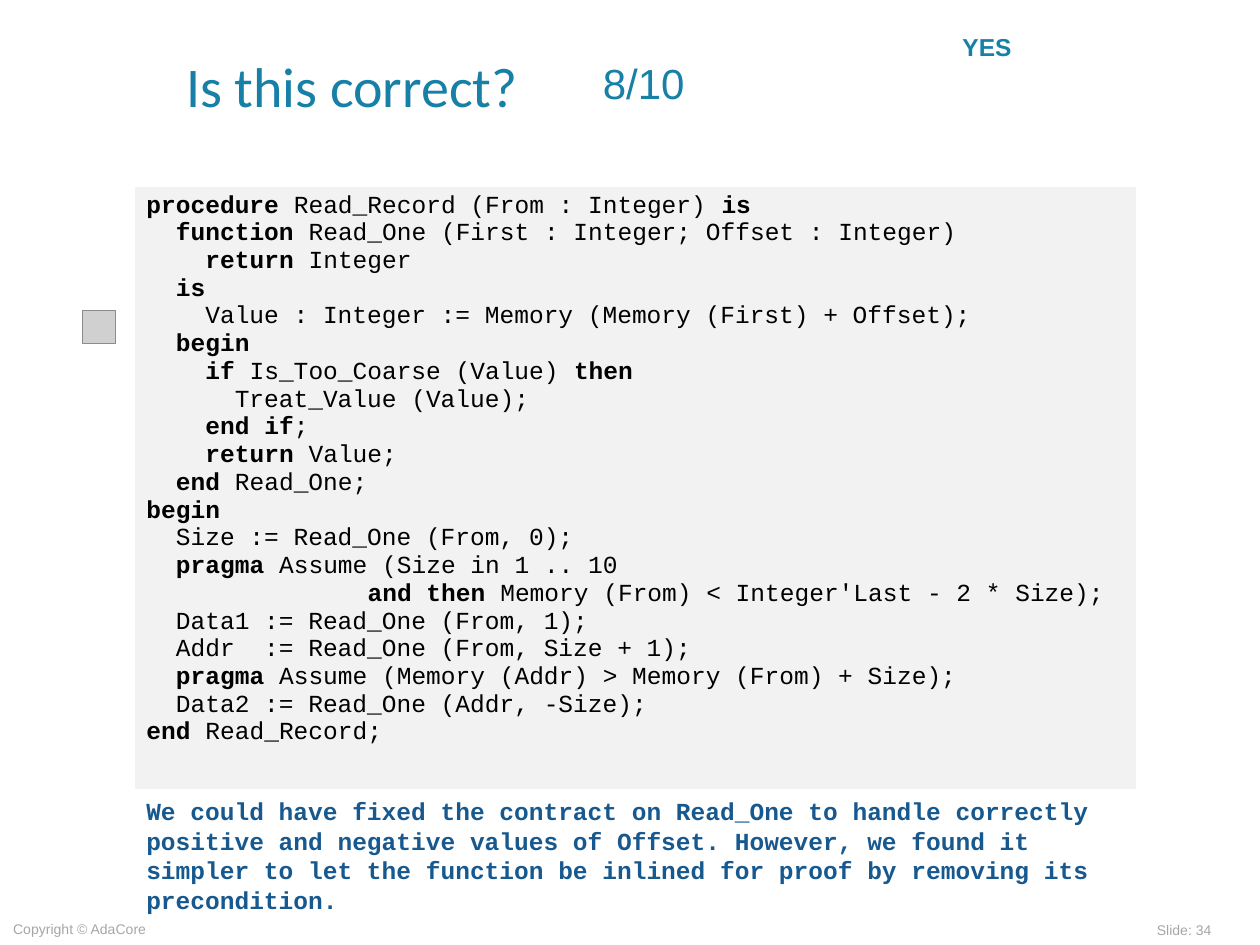
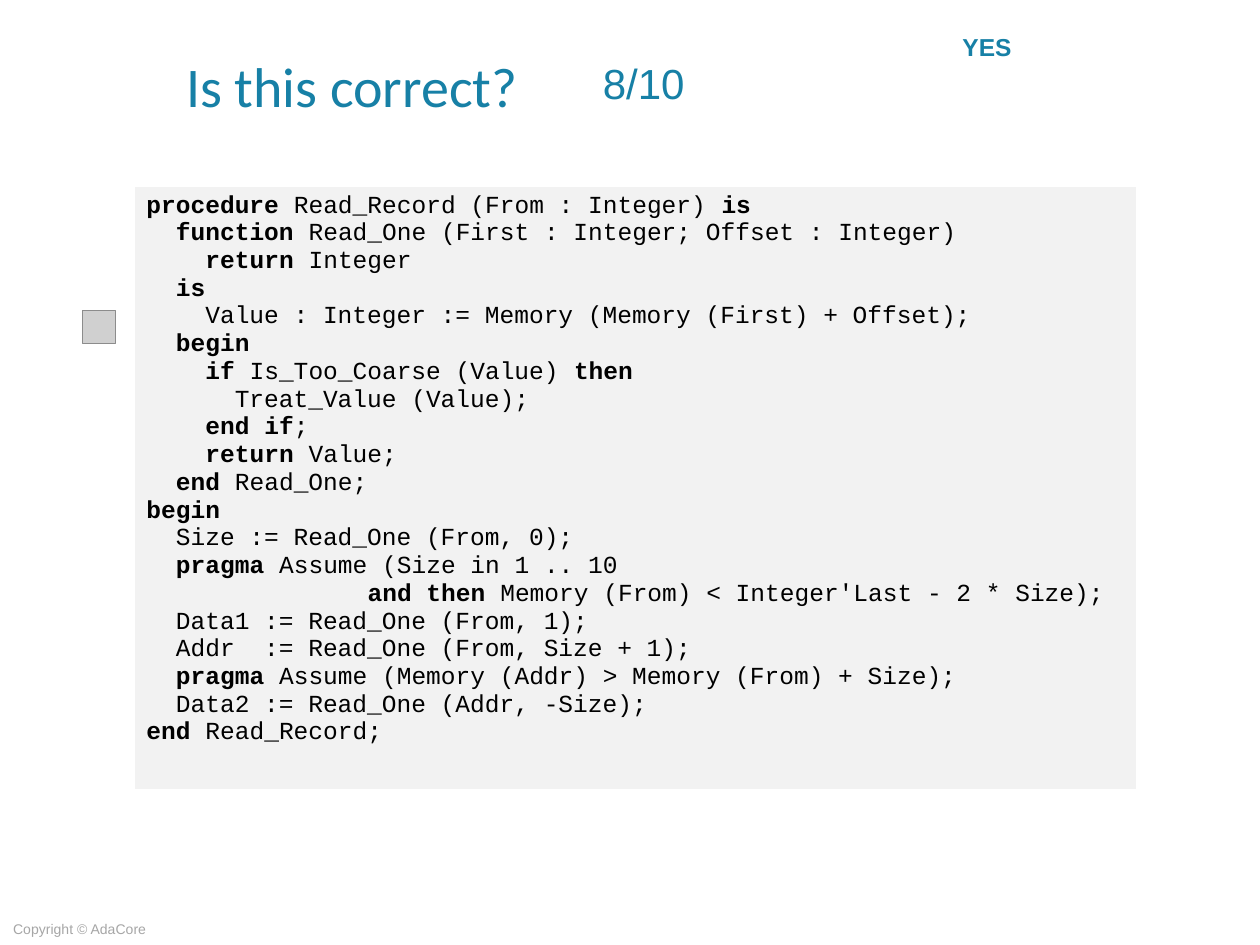
Before and after one commit to AdaCoreU/Courses, a slide deck: slide 34 of lectures/06_SPARK_2014/03_Proof_Of_Program_Integrity/Slides/03_Proof_Of_Program_Integrity.ppt. Drawn at 1260x945 pixels with LibreOffice and Linux fonts; fonts in the diff are those of the drawing; grey boxes stand for pictures; background and template pictures are left out. Boxes give left, top, right and bottom in pixels: in the first picture for what was removed or moved away, otherwise in the second. Text is boxed around its words. In the diff, an @@ line names an element or a change of style, - is before the commit and + after.

```diff
--- a/lectures/06_SPARK_2014/03_Proof_Of_Program_Integrity/Slides/03_Proof_Of_Program_Integrity.ppt
+++ b/lectures/06_SPARK_2014/03_Proof_Of_Program_Integrity/Slides/03_Proof_Of_Program_Integrity.ppt
@@ text removed at (146, 802, 1088, 914) @@
-We could have fixed the contract on Read_One to handle correctly positive and negative values of Offset. However, we found it simpler to let the function be inlined for proof by removing its precondition.
@@ page number removed at (1157, 925, 1212, 935) @@
-Slide: 34
```
Also in this commit, not shown: 36 other slides changed, 2 slides added, 2 slides removed, 2 other files.
